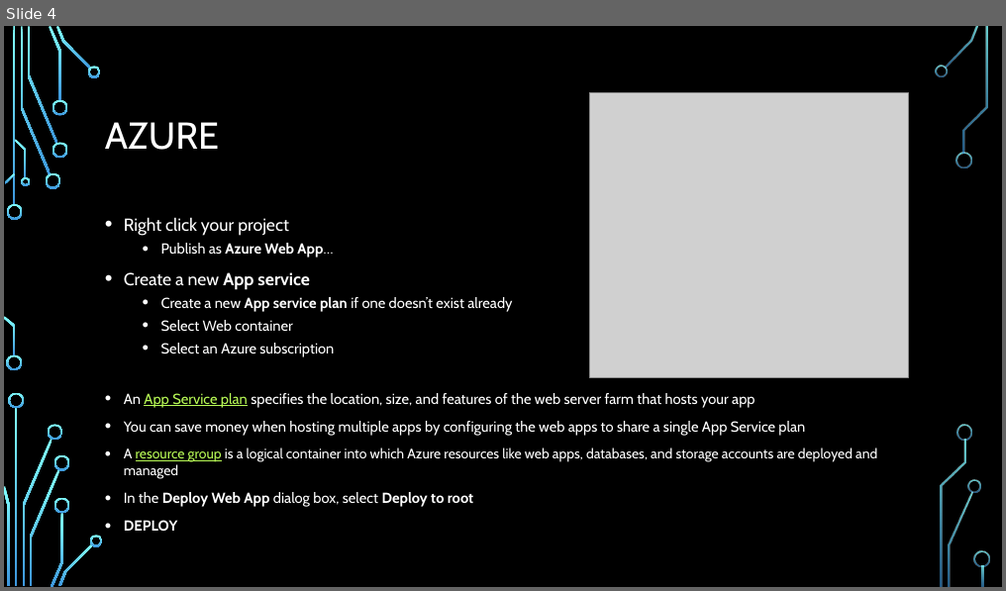
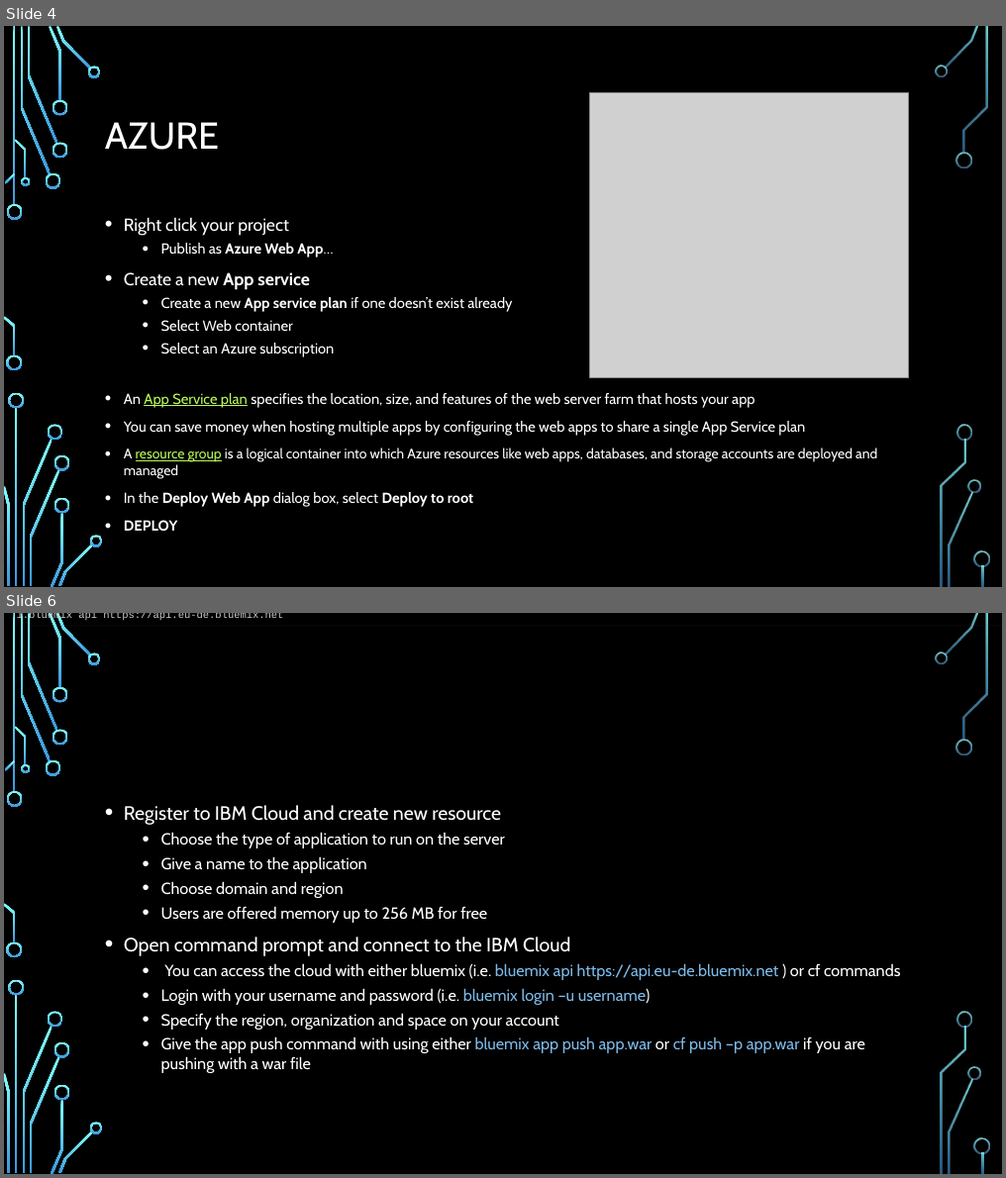
Before and after one commit to Rampastring/ties4560, a slide deck: Task-5/task5.pptx. Shown one above the other, each under a label of ours: slide 4 before the commit, slides 4 and 6 after it; the slides between them are not shown. The pictures are 1006x591 and 1006x1178 pixels, drawn with LibreOffice and Linux fonts; fonts in the diff are those of the drawing; grey boxes stand for pictures; background and template pictures are left out. Boxes give left, top, right and bottom in pixels: in the first picture for what was removed or moved away, otherwise in the second. Text is boxed around its words. In the diff, an @@ line names an element or a change of style, - is before the commit and + after.

Commit message:
Added BMI slides

```diff
--- a/Task-5/task5.pptx
+++ b/Task-5/task5.pptx
@@ slide 6 added at box(4, 613, 1002, 1174), background picture (left out); not listed: 36 template elements that a slide beside it also shows @@
@@ text added at box(17, 613, 283, 622), 10 pt, text #CCCCCC @@
+1. bluemix api https://api.eu-de.bluemix.net
@@ text added at box(124, 805, 900, 1073), 15.5 pt, text #FFFFFF @@
+• Register to IBM Cloud and create new resource
+  • Choose the type of application to run on the server
+  • Give a name to the application
+  • Choose domain and region
+  • Users are offered memory up to 256 MB for free
+• Open command prompt and connect to the IBM Cloud
+  • You can access the cloud with either bluemix (i.e. bluemix api https://api.eu-de.bluemix.net ) or cf commands
+  • Login with your username and password (i.e. bluemix login –u username)
+  • Specify the region, organization and space on your account
+  • Give the app push command with using either bluemix app push app.war or cf push –p app.war if you are pushing with a war file
```
Also in this commit, not shown: 1 other slide added, 1 slide removed.
